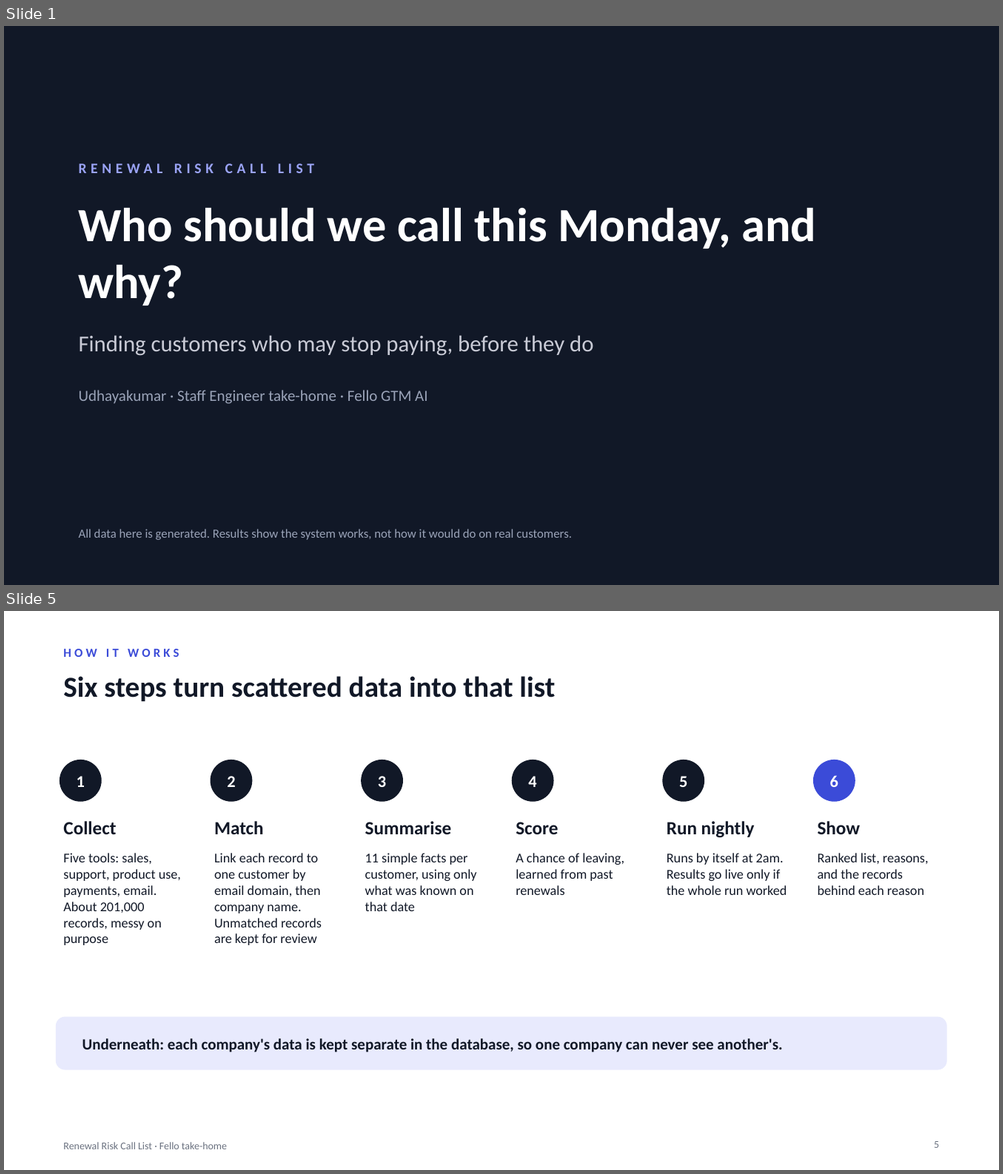
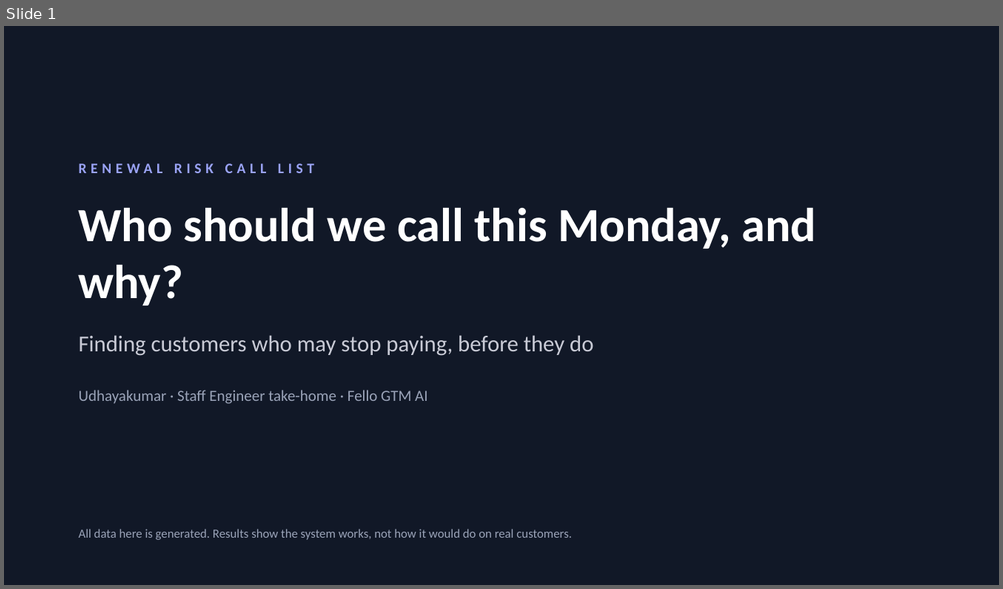
Before and after one commit to udhayakumaran/fello-renewal-risk, a slide deck: docs/renewal-risk-deck.pptx. Shown one above the other, each under a label of ours: slides 1 and 5 before the commit, slide 1 after it; the slides between them are not shown. The pictures are 1003x1174 and 1003x589 pixels, drawn with LibreOffice and Linux fonts; fonts in the diff are those of the drawing. Boxes give left, top, right and bottom in pixels: in the first picture for what was removed or moved away, otherwise in the second. Text is boxed around its words. In the diff, an @@ line names an element or a change of style, - is before the commit and + after.

```diff
--- a/docs/renewal-risk-deck.pptx
+++ b/docs/renewal-risk-deck.pptx
@@ slide 5 removed at [4,611,999,1170], background #FFFFFF @@
@@ text removed at [63,649,179,657] @@
-HOW IT WORKS
@@ text removed at [63,676,555,701] @@
-Six steps turn scattered data into that list
@@ ellipse removed at [60,760,101,801] @@
@@ ellipse removed at [210,760,252,801] @@
@@ ellipse removed at [361,760,402,801] @@
@@ ellipse removed at [512,760,553,801] @@
@@ ellipse removed at [663,760,704,801] @@
@@ ellipse removed at [814,760,854,801] @@
@@ text removed at [77,776,85,787] @@
-1
@@ text removed at [227,776,235,787] @@
-2
@@ text removed at [378,776,386,787] @@
-3
@@ text removed at [528,776,536,787] @@
-4
@@ text removed at [679,776,687,787] @@
-5
@@ text removed at [830,775,838,787] @@
-6
@@ text removed at [63,821,116,834] @@
-Collect
@@ text removed at [214,821,264,834] @@
-Match
@@ text removed at [365,821,452,834] @@
-Summarise
@@ text removed at [515,822,558,835] @@
-Score
@@ text removed at [666,821,754,838] @@
-Run nightly
@@ text removed at [817,821,860,834] @@
-Show
@@ text removed at [63,853,181,945] @@
-Five tools: sales, support, product use, payments, email. About 201,000 records, messy on purpose
@@ text removed at [214,853,321,945] @@
-Link each record to one customer by email domain, then company name. Unmatched records are kept for review
@@ text removed at [365,853,477,911] @@
-11 simple facts per customer, using only what was known on that date
@@ text removed at [515,853,624,895] @@
-A chance of leaving, learned from past renewals
@@ text removed at [666,853,787,895] @@
-Runs by itself at 2am. Results go live only if the whole run worked
@@ text removed at [817,853,928,895] @@
-Ranked list, reasons, and the records behind each reason
@@ rounded rectangle removed at [57,1017,946,1070] @@
@@ text removed at [82,1039,782,1053] @@
-Underneath: each company's data is kept separate in the database, so one company can never see another's.
@@ text removed at [63,1142,227,1150] @@
-Renewal Risk Call List · Fello take-home
@@ page number removed at [933,1142,939,1148] @@
-5
```
Also in this commit, not shown: 8 slides changed, 10 slides added, 3 other slides removed, 6 other files.
